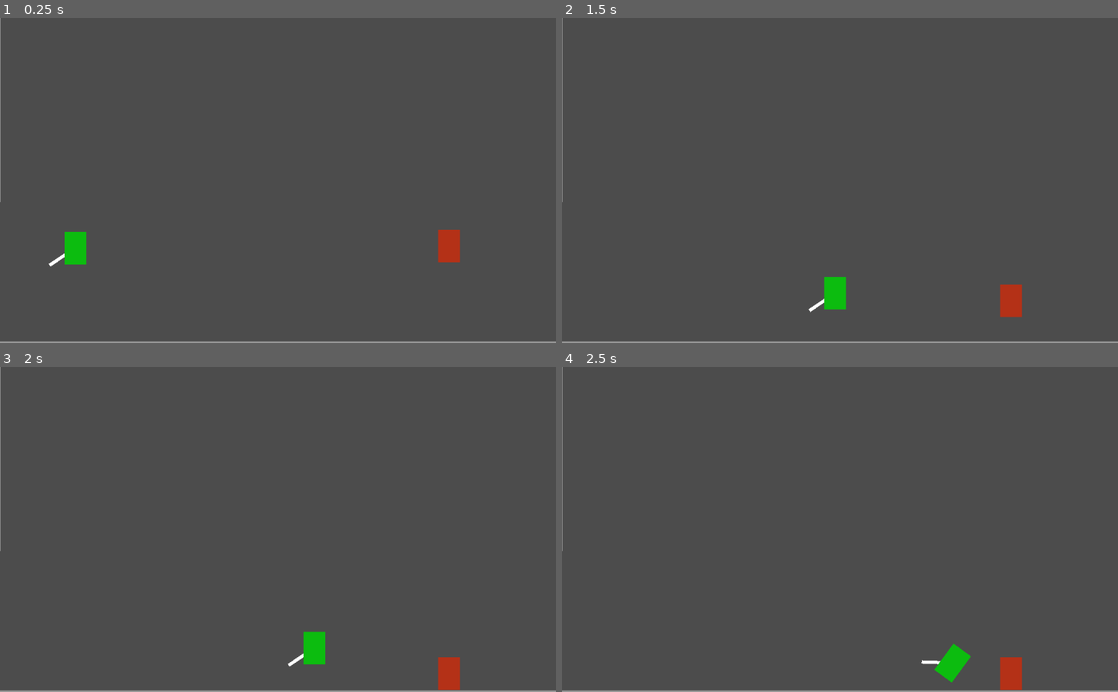
Above: before the commit, frames 1-4 (two rows, left to right).
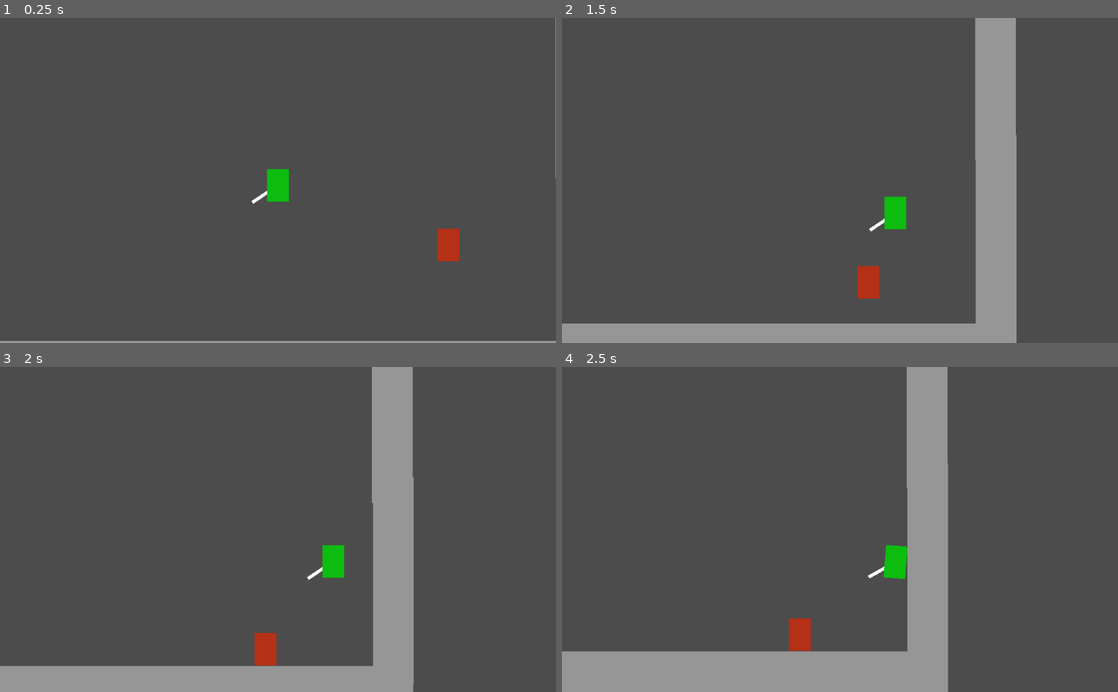
Above: after the commit, the same moments.

Repository: deengames/abu-hamid-x
Game: Godot game, scene res://prototype/Main.tscn
The game is run twice, just before and just after one commit, with the same random seed, the same clock (stepped at 60 frames per second) and the same inputs.
Inputs (mouse positions are in pixels of both pictures, inside the frame that each line leads up to):
- Up to frame 1 (0.25 s): no input
- Up to frame 2 (1.5 s): move the mouse to (962, 164) at 0.52 s; hold D (move_right) 0.53-1.28 s; click (962, 164) at 0.6 s; tap Space (jump) at 0.77 s; move the mouse to (728, 196) at 1.27 s; hold S (move_down) from 1.28 s (still down); click (728, 196) at 1.35 s
- Up to frame 3 (2 s): keep holding S (move_down); tap Space (jump) at 1.52 s
- Up to frame 4 (2.5 s): move the mouse to (895, 458) at 2.02 s; release S (move_down) at 2.03 s; hold D (move_right) from 2.03 s (still down); tap Shift (toggle_jetpack) at 2.1 s; click (895, 458) at 2.3 s

The runs differ from the first frame. In frame 1, 1.3% of the frame differs, in the area x 0-100%, y 0-100%; in frame 2, 13%; in frame 3, 14%; in frame 4, 17%.

Commit message:
Camera follows player

Diff:
--- a/prototype/Main.gd
+++ /dev/null
@@ -1,5 +0,0 @@
-extends Node2D
-
-
-func _on_Player_spawn_mouse_thing(thing):
-	add_child(thing)
--- a/prototype/Main.tscn
+++ b/prototype/Main.tscn
@@ -4,7 +4,7 @@
 [ext_resource path="res://prototype/Player.tscn" type="PackedScene" id=2]
 [ext_resource path="res://prototype/Enemy.tscn" type="PackedScene" id=3]
 
-[node name="Main" type="Node2D" index="0"]
+[node name="Main" type="Node2D"]
 
 [node name="Walls" type="Node2D" parent="." index="0"]
 
@@ -29,7 +29,7 @@
 "wall",
 ] instance=ExtResource( 1 )]
 
-position = Vector2( 634.414, -540.267 )
+position = Vector2( 634.414, -537.176 )
 
 [node name="Wall5" parent="Walls" index="3" groups=[
 "wall",
@@ -82,7 +82,7 @@
 
 [node name="Player" parent="." index="1" instance=ExtResource( 2 )]
 
-position = Vector2( 138.625, 415.875 )
+position = Vector2( 512.62, 301.513 )
 
 [node name="Enemy" parent="." index="2" instance=ExtResource( 3 )]
 
--- a/prototype/Player.gd
+++ b/prototype/Player.gd
@@ -54,4 +54,4 @@
 
 func _input(ev):
 	if ev is InputEventMouseMotion and attacking:
-		$Sword.rotation = position.angle_to_point(ev.position) - PI/2
+		$Sword.rotation = global_position.angle_to_point(get_global_mouse_position()) - PI/2
--- a/prototype/Player.tscn
+++ b/prototype/Player.tscn
@@ -8,7 +8,7 @@
 custom_solver_bias = 0.0
 extents = Vector2( 20, 30 )
 
-[node name="Player" type="RigidBody2D"]
+[node name="Player" type="RigidBody2D" index="0"]
 
 input_pickable = false
 collision_layer = 1
@@ -64,6 +64,31 @@
 rotation = 4.11898
 _sections_unfolded = [ "Collision", "Visibility" ]
 
+[node name="Camera" type="Camera2D" parent="." index="3"]
+
+anchor_mode = 1
+rotating = false
+current = true
+zoom = Vector2( 1, 1 )
+limit_left = -10000000
+limit_top = -10000000
+limit_right = 10000000
+limit_bottom = 10000000
+limit_smoothed = false
+drag_margin_h_enabled = true
+drag_margin_v_enabled = true
+smoothing_enabled = false
+smoothing_speed = 5.0
+offset_v = 0.0
+offset_h = 0.0
+drag_margin_left = 0.2
+drag_margin_top = 0.2
+drag_margin_right = 0.2
+drag_margin_bottom = 0.2
+editor_draw_screen = true
+editor_draw_limits = false
+editor_draw_drag_margin = false
+
 [connection signal="body_entered" from="." to="." method="_on_Player_body_entered"]
 
 [connection signal="body_exited" from="." to="." method="_on_Player_body_exited"]
